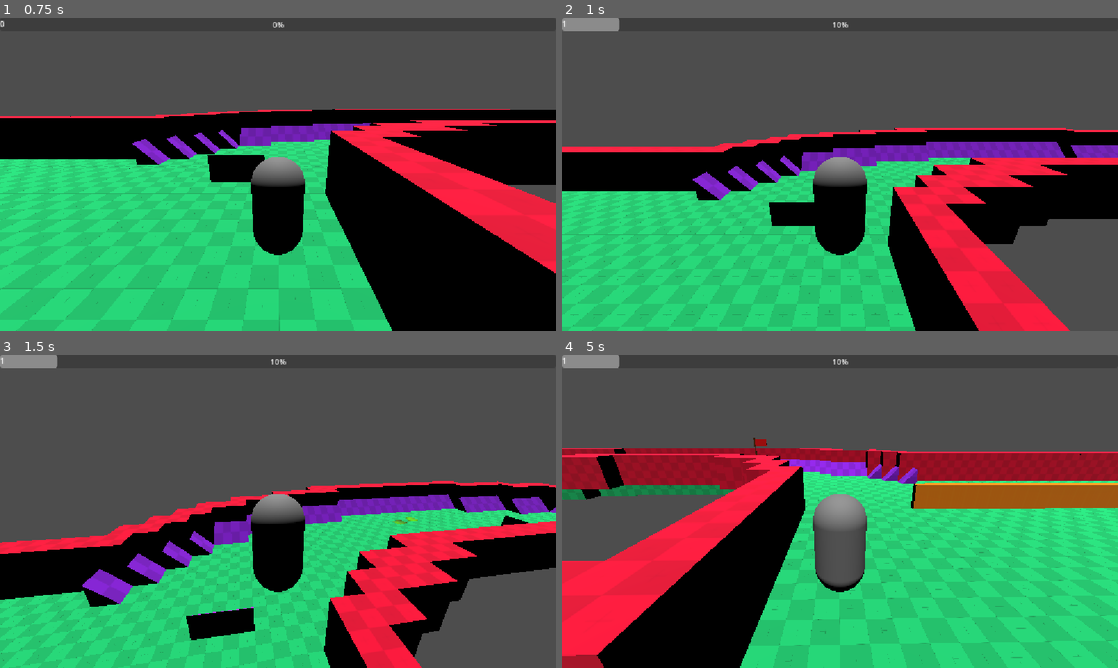
Above: before the commit, frames 1-4 (two rows, left to right).
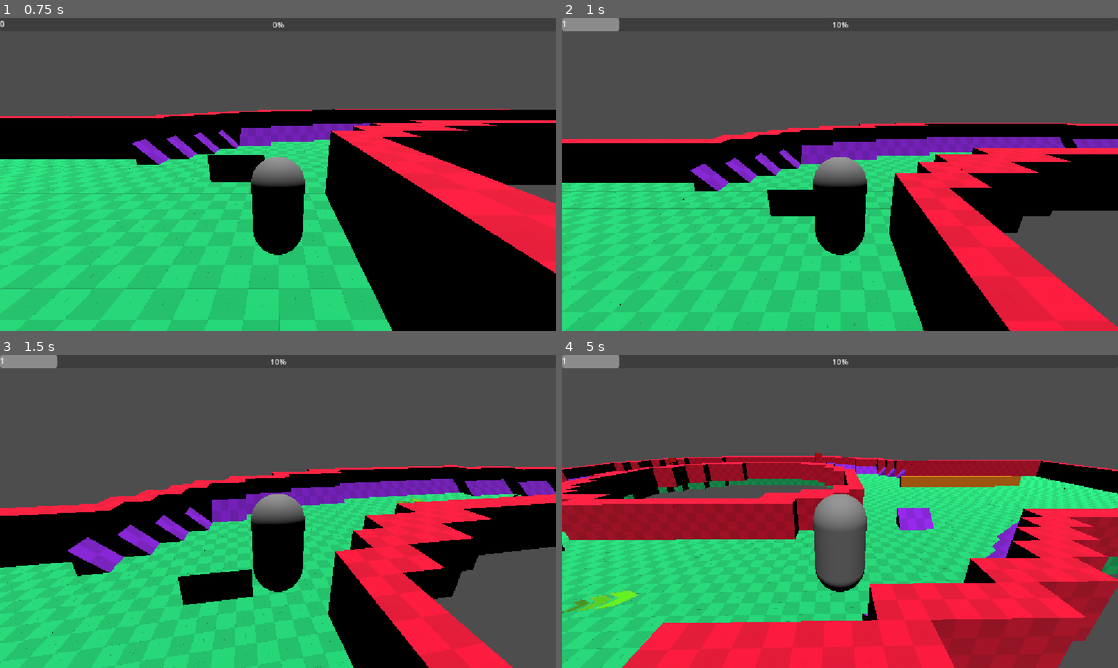
Above: after the commit, the same moments.

Repository: Manzzis/Empanadas-Shaan
Game: Godot game, scene res://Escenas/Nivel layout/lvl_test_grind.tscn
The game is run twice, just before and just after one commit, with the same random seed, the same clock (stepped at 60 frames per second) and the same inputs. The project has no main scene, so this scene is started directly.
Inputs:
- Up to frame 1 (0.75 s): tap Enter (ui_accept) at 0.5 s; hold W (Adelante) from 0.53 s (still down); hold Tab (Dash) from 0.53 s (still down)
- Up to frame 2 (1 s): keep holding W (Adelante); keep holding Tab (Dash); tap Space (Salto) at 0.77 s
- Up to frame 3 (1.5 s): release W (Adelante) at 1.28 s; release Tab (Dash) at 1.28 s; hold S (Atras) from 1.28 s (still down); tap D (Girar_der) at 1.35 s
- Up to frame 4 (5 s): tap Space (Salto) at 1.52, 3.02, 3.77, 4.52 s; release S (Atras) at 2.03 s; hold Tab (Dash) 2.03-2.78 s; hold W (Adelante) 2.03-3.53 s; tap D (Girar_der) at 2.85, 4.35 s; hold Tab (Dash) 3.53-4.28 s; hold A (Girar_izq) from 3.53 s (still down)

Frame 1 is identical in both runs. In frame 2, 16% of the frame differs, in the area x 0-100%, y 33-100%; in frame 3, 32%; in frame 4, 55%, in the area x 0-100%, y 26-100%.

Commit message:
extra salto desde rampa
si el jugador salta desde una rampa, su velocidad horizontal hacia adelante se ve impulsada

Diff:
--- a/Empanadas Shaan/Scripts/Elementos de juego/personaje/Script de personaje/jugador.gd
+++ b/Empanadas Shaan/Scripts/Elementos de juego/personaje/Script de personaje/jugador.gd
@@ -17,7 +17,7 @@
 @export var friccion_giro : float = 6.0
 
 var riel_actual : Riel3D = null
-@export var fuerza_salto : float = 8.0
+@export var fuerza_salto : float = 6.0
 var direccion_delantera : bool = false
 
 var rampa_actual : Rampa = null
--- a/Empanadas Shaan/Scripts/Elementos de juego/personaje/estados/Saltar.gd
+++ b/Empanadas Shaan/Scripts/Elementos de juego/personaje/estados/Saltar.gd
@@ -3,8 +3,14 @@
 
 func iniciar() -> void:
 	jugador = nodo_controlador
-	# Aplicamos el impulso vertical
 	jugador.velocity.y = jugador.fuerza_salto
+
+	if jugador.rampa_actual != null:
+		var normal = jugador.get_floor_normal()
+		var empuje_horizontal = Vector3(-normal.x, 0, -normal.z)
+		jugador.velocity += empuje_horizontal * jugador.fuerza_salto
+	else:
+		jugador.velocity.y = jugador.fuerza_salto
 	#enviamos señal al event bus del jugador
 	EVENT_BUS_JUGADOR.aumentar_pde_del_jugador.emit()
 
